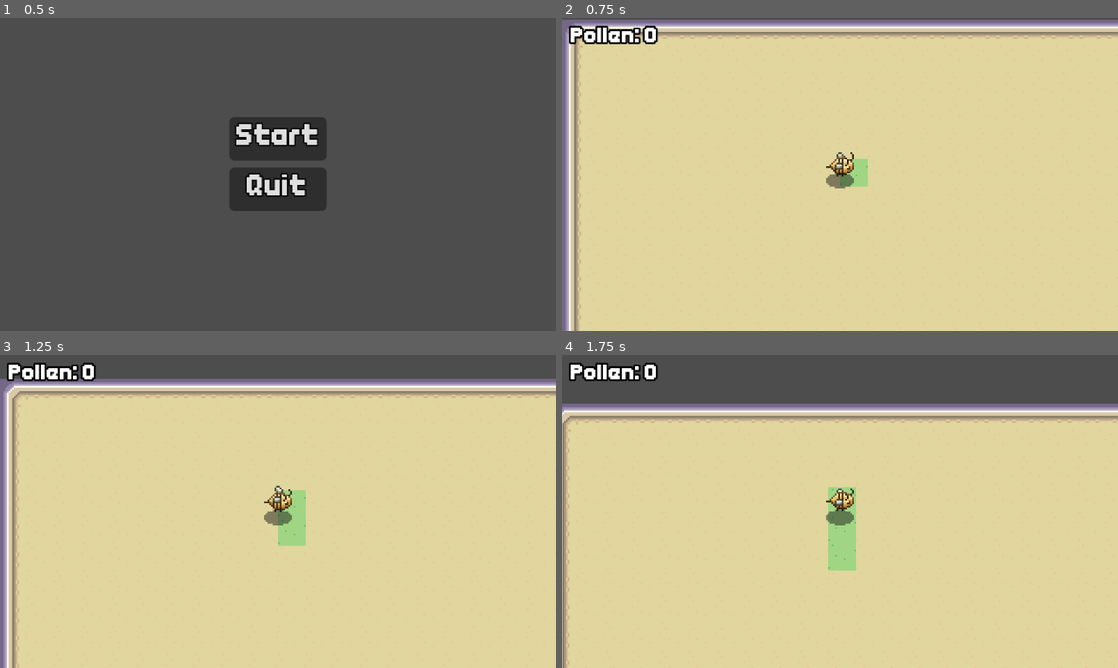
Above: before the commit, frames 1-4 (two rows, left to right).
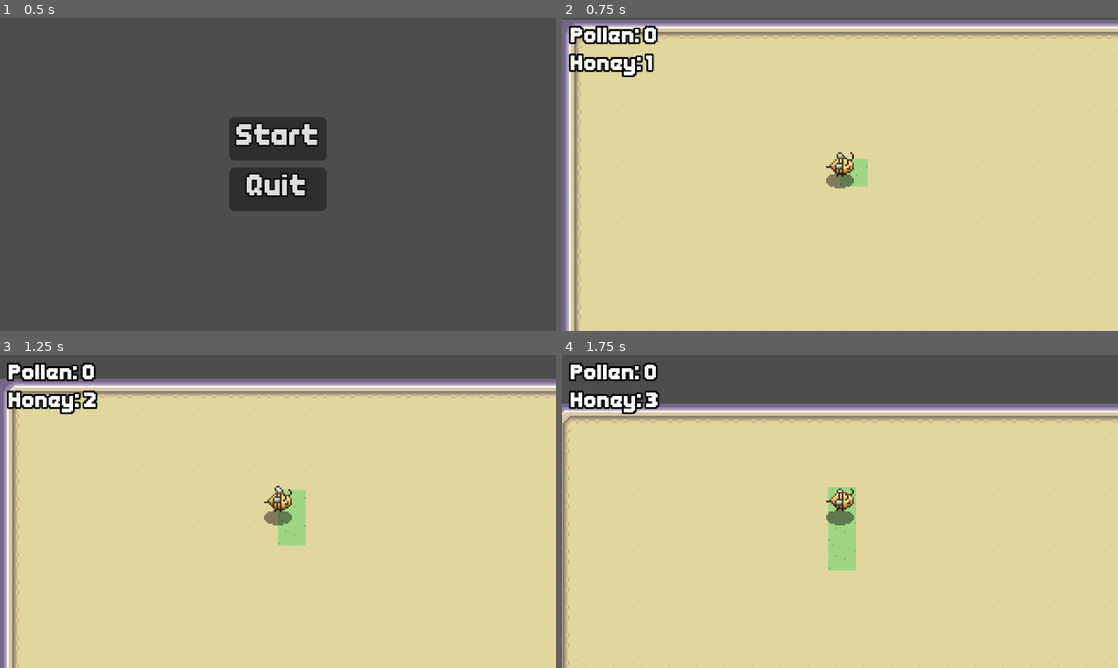
Above: after the commit, the same moments.

Repository: takanazwa5/HelloGameJam2025
Game: Godot game, scene res://scenes/main/main.tscn
Same seed, same stepped clock (60 frames per second), same inputs: the game is played once before the commit and once after it.
Inputs (mouse positions are in pixels of both pictures, inside the frame that each line leads up to):
- Up to frame 1 (0.5 s): no input
- Up to frame 2 (0.75 s): click "Start" at 0.5 s
- Up to frame 3 (1.25 s): no input
- Up to frame 4 (1.75 s): move the mouse to (962, 495) at 1.27 s; hold 1 (SpawnBee) from 1.28 s (still down)

Frame 1 is identical in both runs. In frame 2, 0.8% of the frame differs, in the area x 1-17%, y 11-19%; in frame 3, 0.9%, in the area x 1-18%, y 11-19%; in frame 4, 0.8%.

Commit message:
Updated game

Diff:
--- a/features/Bee/worker_bee.gd
+++ b/features/Bee/worker_bee.gd
@@ -8,9 +8,10 @@
 var target_pos : Vector2i
 var fixed_tile : bool = true
 
-var wait_timer = 0.0
-var work_timer = 0.0
-var working = false
+var wait_timer : float = 0.0
+var work_timer : float = 0.0
+var working : bool = false
+var gathered_honey : bool = false
 
 func _process(delta: float) -> void:
 	if wait_timer > 0.0:
@@ -19,12 +20,13 @@
 
 	if work_timer > 0.0:
 		work_timer -= delta
-
 		return
 
 	if working:
 		working = false
-		level.set_tile(LevelGenerator.TileType.NORMAL, target_pos.x / 16, target_pos.y / 16)
+		if level.get_tile(target_pos.x / 16, target_pos. y/ 16) == LevelGenerator.TileType.CORRUPTED:
+			level.set_tile(LevelGenerator.TileType.NORMAL, target_pos.x / 16, target_pos.y / 16)
+			gathered_honey = true
 
 	var current_destination = Vector2(0, 0)
 	if fixed_tile:
@@ -41,6 +43,8 @@
 		if fixed_tile:
 			target_pos = get_best_tile()
 			wait_timer = 1.0
+			if gathered_honey:
+				game.player.honey += 1
 		else:
 			work_timer = 0.5
 			working = true
--- a/features/Bee/worker_bee.tscn
+++ b/features/Bee/worker_bee.tscn
@@ -34,7 +34,7 @@
 y_sort_enabled = true
 sprite_frames = SubResource("SpriteFrames_fdg3g")
 autoplay = "default"
-frame_progress = 0.397684
+frame_progress = 0.0303967
 offset = Vector2(0, -5)
 script = ExtResource("3_fdg3g")
 
--- a/features/game_user_interface/user_interface.gd
+++ b/features/game_user_interface/user_interface.gd
@@ -2,3 +2,4 @@
 
 
 @onready var pollen_label: Label = %PollenLabel
+@onready var honey_label: Label = $HoneyContainer/Honeylabel
--- a/features/game_user_interface/user_interface.tscn
+++ b/features/game_user_interface/user_interface.tscn
@@ -34,3 +34,20 @@
 theme_override_fonts/font = ExtResource("2_eg8ul")
 text = "Pollen:"
 label_settings = SubResource("LabelSettings_pw3wt")
+
+[node name="HoneyContainer" type="MarginContainer" parent="."]
+layout_mode = 2
+offset_top = 16.0
+offset_right = 53.0
+offset_bottom = 45.0
+theme_override_constants/margin_left = 5
+theme_override_constants/margin_top = 5
+theme_override_constants/margin_right = 5
+theme_override_constants/margin_bottom = 5
+
+[node name="Honeylabel" type="Label" parent="HoneyContainer"]
+layout_mode = 2
+size_flags_vertical = 1
+theme_override_fonts/font = ExtResource("2_eg8ul")
+text = "Honey:"
+label_settings = SubResource("LabelSettings_pw3wt")
--- a/features/level/level_generator.gd
+++ b/features/level/level_generator.gd
@@ -6,6 +6,7 @@
 enum TileType {
 	NORMAL,
 	CORRUPTED,
+	NONE
 }
 
 
@@ -64,6 +65,19 @@
 	if current_tile.tile_type != tile_type:
 		var new_tile: LevelTileData = LevelTileData.new(pos_x, pos_y, tile_type, get_alternative_id(current_tile.tile_index))
 		map_grid[pos_x][pos_y] = new_tile
+
+func get_tile(pos_x : int, pos_y : int) -> TileType:
+	var used_rect : Rect2i = tilemap_layer.get_used_rect()
+	if pos_x >= used_rect.size.x || pos_x < 0:
+		return TileType.NONE
+	if pos_y >= used_rect.size.y || pos_y < 0:
+		return TileType.NONE
+
+	var current_tile : LevelTileData = map_grid[pos_x][pos_y]
+
+	return current_tile.tile_type
+
+
 
 func get_best_tile_for_bee(bee : WorkerBee, bee_array) -> Vector2:
 	var best_pos : Vector2 = Vector2.ZERO
--- a/features/player/player.gd
+++ b/features/player/player.gd
@@ -15,6 +15,11 @@
 		pollen = clampi(value, 0, 100)
 		ui.pollen_label.text = "Pollen: %s" % pollen
 
+var honey: int = 0:
+	set(value):
+		honey = value
+		ui.honey_label.text = "Honey: %s" % honey
+
 
 @onready var sprite: AnimatedSprite2D = %Sprite
 @onready var ui: UserInterface = %UI
@@ -22,7 +27,7 @@
 
 func _ready() -> void:
 	pollen = 0
-
+	honey = 0
 
 func _physics_process(_delta: float) -> void:
 	var mouse_pos: Vector2 = get_global_mouse_position()
--- a/scenes/game/game.gd
+++ b/scenes/game/game.gd
@@ -12,7 +12,10 @@
 
 func _process(_delta: float) -> void:
 	var player_tile: Vector2i = Vector2i(int(player.position.x / 16), int(player.position.y / 16))
-	level.set_tile(LevelGenerator.TileType.NORMAL,player_tile.x, player_tile.y)
+
+	if level.get_tile(player_tile.x, player_tile.y) == LevelGenerator.TileType.CORRUPTED:
+		level.set_tile(LevelGenerator.TileType.NORMAL, player_tile.x, player_tile.y)
+		player.honey += 1
 	#print("player tile: %s" % player_tile)
 
 
Not shown: 1 places in features/game_user_interface/text_theme.tres that only renumber resources
Not shown: 1 places in features/game_user_interface/user_interface.tscn that only renumber resources
Not shown: 1 places in features/player/player.tscn that only renumber resources
